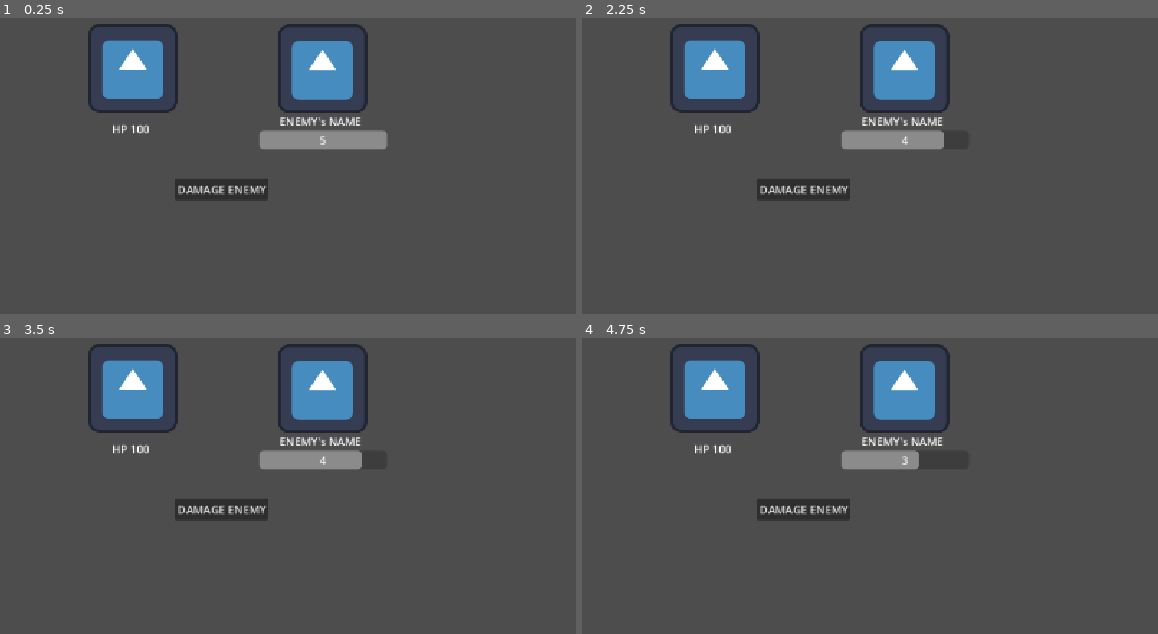
Above: before the commit, frames 1-4 (two rows, left to right).
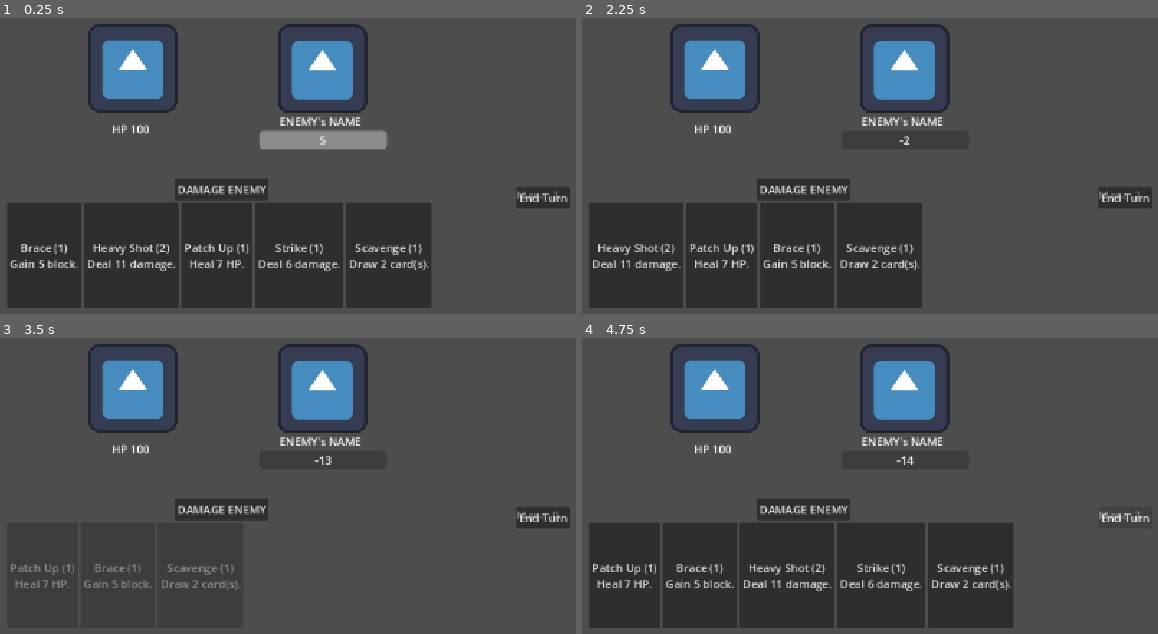
Above: after the commit, the same moments.

Repository: ataylor146/deckbuilder
Game: Godot game, scene res://mainScene.tscn
Same seed, same stepped clock (60 frames per second), same inputs: the game is played once before the commit and once after it. This scene is started directly instead of the project's main scene. The engine's default icon, where the game draws it, is replaced by a stand-in: a white triangle on a blue panel in a dark square.
Inputs (mouse positions are in pixels of both pictures, inside the frame that each line leads up to):
- Up to frame 1 (0.25 s): no input
- Up to frame 2 (2.25 s): click "DAMAGE ENEMY" at 0.5 s; click (1123, 198) at 1.25 s, where only the run after the commit has a clickable "End Turn"; click (633, 254) at 2 s, where only the run after the commit has a clickable "Strike (1) Deal 6 damage."
- Up to frame 3 (3.5 s): click (51, 574) at 2.75 s, where only the run after the commit has a clickable "Heavy Shot (2) Deal 11 damage."
- Up to frame 4 (4.75 s): click "DAMAGE ENEMY" at 3.5 s; click (1123, 518) at 4.25 s, where only the run after the commit has a clickable "End Turn"

The runs differ from the first frame. In frame 1, 25% of the frame differs, in the area x 1-99%, y 57-98%; in frame 2, 21%; in frame 3, 2.2%; in frame 4, 25%, in the area x 1-99%, y 37-98%.
Error before the commit: Invalid access to property or key 'pressed' on a base object of type 'null instance'. (res://Battle.gd:19)

Commit message:
Battle Logic And All Card Logic

Diff:
--- a/Battle.gd
+++ b/Battle.gd
@@ -48,15 +48,7 @@
 		CardData.CardType.DEFENSE:
 			player.block += card.amount
 		CardData.CardType.EFFECT:
-			match card.effect:
-				CardData.EffectType.HEAL:
-					player.heal(card.amount)
-				CardData.EffectType.DRAW:
-					draw(card.amount)
-				CardData.EffectType.GAIN_MANA:
-					mana += card.amount
-				CardData.EffectType.REPAIR_CANNON:
-					player.repair_cannons(card.amount)
+			pass
 	update_ui()
 
 func end_turn() -> void:
--- /dev/null
+++ b/cards/brace.tres
@@ -0,0 +1,12 @@
+[gd_resource type="Resource" script_class="CardData" load_steps=2 format=3]
+
+[ext_resource type="Script" uid="uid://d35b34pvlmmfk" path="res://card_data.gd" id="1_cd"]
+
+[resource]
+script = ExtResource("1_cd")
+cardName = "Brace"
+description = ""
+cardType = 1
+manaCost = 1
+amount = 5
+effect = 0
--- /dev/null
+++ b/cards/heavy_shot.tres
@@ -0,0 +1,12 @@
+[gd_resource type="Resource" script_class="CardData" load_steps=2 format=3]
+
+[ext_resource type="Script" uid="uid://d35b34pvlmmfk" path="res://card_data.gd" id="1_cd"]
+
+[resource]
+script = ExtResource("1_cd")
+cardName = "Heavy Shot"
+description = ""
+cardType = 0
+manaCost = 2
+amount = 11
+effect = 0
--- /dev/null
+++ b/cards/patch_up.tres
@@ -0,0 +1,12 @@
+[gd_resource type="Resource" script_class="CardData" load_steps=2 format=3]
+
+[ext_resource type="Script" uid="uid://d35b34pvlmmfk" path="res://card_data.gd" id="1_cd"]
+
+[resource]
+script = ExtResource("1_cd")
+cardName = "Patch Up"
+description = ""
+cardType = 2
+manaCost = 1
+amount = 7
+effect = 1
--- /dev/null
+++ b/cards/scavenge.tres
@@ -0,0 +1,12 @@
+[gd_resource type="Resource" script_class="CardData" load_steps=2 format=3]
+
+[ext_resource type="Script" uid="uid://d35b34pvlmmfk" path="res://card_data.gd" id="1_cd"]
+
+[resource]
+script = ExtResource("1_cd")
+cardName = "Scavenge"
+description = ""
+cardType = 2
+manaCost = 1
+amount = 2
+effect = 2
--- /dev/null
+++ b/cards/strike.tres
@@ -0,0 +1,12 @@
+[gd_resource type="Resource" script_class="CardData" load_steps=2 format=3]
+
+[ext_resource type="Script" uid="uid://d35b34pvlmmfk" path="res://card_data.gd" id="1_cd"]
+
+[resource]
+script = ExtResource("1_cd")
+cardName = "Strike"
+description = ""
+cardType = 0
+manaCost = 1
+amount = 6
+effect = 0
--- a/mainScene.tscn
+++ b/mainScene.tscn
@@ -4,10 +4,17 @@
 [ext_resource type="PackedScene" uid="uid://bt8mo5dbelmf7" path="res://enemy.tscn" id="1_g4qto"]
 [ext_resource type="Texture2D" uid="uid://ds76jbuigsfso" path="res://icon.svg" id="2_61od6"]
 [ext_resource type="PackedScene" uid="uid://badu7qssc7g76" path="res://player.tscn" id="2_hr5et"]
+[ext_resource type="Script" uid="uid://d35b34pvlmmfk" path="res://card_data.gd" id="2_vuu3o"]
+[ext_resource type="Resource" path="res://cards/brace.tres" id="3_0pyiw"]
+[ext_resource type="Resource" path="res://cards/heavy_shot.tres" id="4_14l1l"]
+[ext_resource type="Resource" path="res://cards/patch_up.tres" id="5_u7har"]
+[ext_resource type="Resource" path="res://cards/scavenge.tres" id="6_uqts1"]
+[ext_resource type="Resource" path="res://cards/strike.tres" id="7_0pyiw"]
 
 [node name="MainScene" type="Node2D" unique_id=1291007654]
 position = Vector2(575, 277)
 script = ExtResource("1_61od6")
+starting_deck = Array[ExtResource("2_vuu3o")]([ExtResource("3_0pyiw"), ExtResource("4_14l1l"), ExtResource("5_u7har"), ExtResource("6_uqts1"), ExtResource("7_0pyiw")])
 
 [node name="Enemy" parent="." unique_id=282441340 instance=ExtResource("1_g4qto")]
 
@@ -61,3 +68,23 @@
 offset_right = 59.0
 offset_bottom = 184.0
 text = "DAMAGE ENEMY"
+
+[node name="ManaLabel" type="Label" parent="." unique_id=1493196201]
+offset_left = 416.0
+offset_top = 165.0
+offset_right = 456.0
+offset_bottom = 188.0
+text = "5/5"
+
+[node name="EndTurnButton" type="Button" parent="." unique_id=1577266329]
+offset_left = 416.0
+offset_top = 165.0
+offset_right = 424.0
+offset_bottom = 173.0
+text = "End Turn"
+
+[node name="Hand" type="HBoxContainer" parent="." unique_id=96641634]
+offset_left = -317.0
+offset_top = 188.0
+offset_right = 310.0
+offset_bottom = 340.0
--- a/player.gd
+++ b/player.gd
@@ -4,6 +4,7 @@
 var MANA_PER_ROUND = 3
 var CANNONS = 3
 var hp = MAX_HP
+var block = 0
 
 func _ready() -> void:
 	pass
@@ -14,6 +15,11 @@
 		take_damage(1)
 
 func take_damage(dmg: int) -> void:
+	# Броня поглощает урон первой и тратится
+	var absorbed = min(block, dmg)
+	block -= absorbed
+	dmg -= absorbed
+
 	hp -= dmg
 	if (hp <= 0):
 		print("LOSE")
@@ -21,5 +27,11 @@
 		CANNONS = check_cannons()
 		print("--------------CANNON DESTROYED! NOW YOU HAVE " + str(CANNONS) + " CANNONS -------------------")
 
+func heal(value: int) -> void:
+	hp = min(hp + value, MAX_HP)
+
+func repair_cannons(value: int) -> void:
+	CANNONS = min(CANNONS + value, 3)
+
 func check_cannons() -> int:
 	return ceili(float(hp) / MAX_HP * 3)
